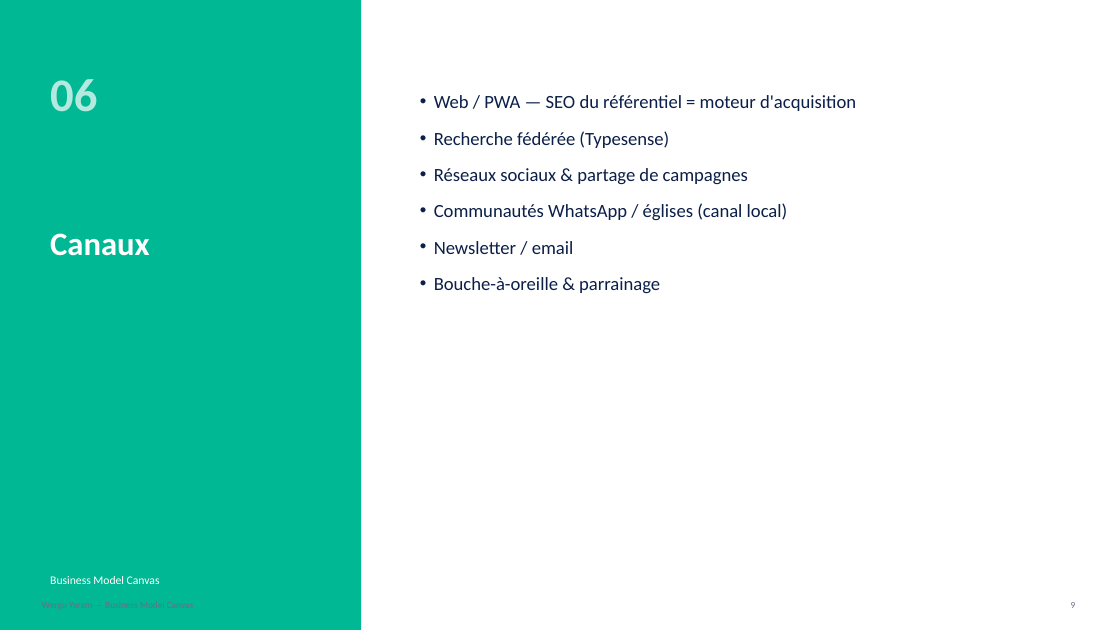
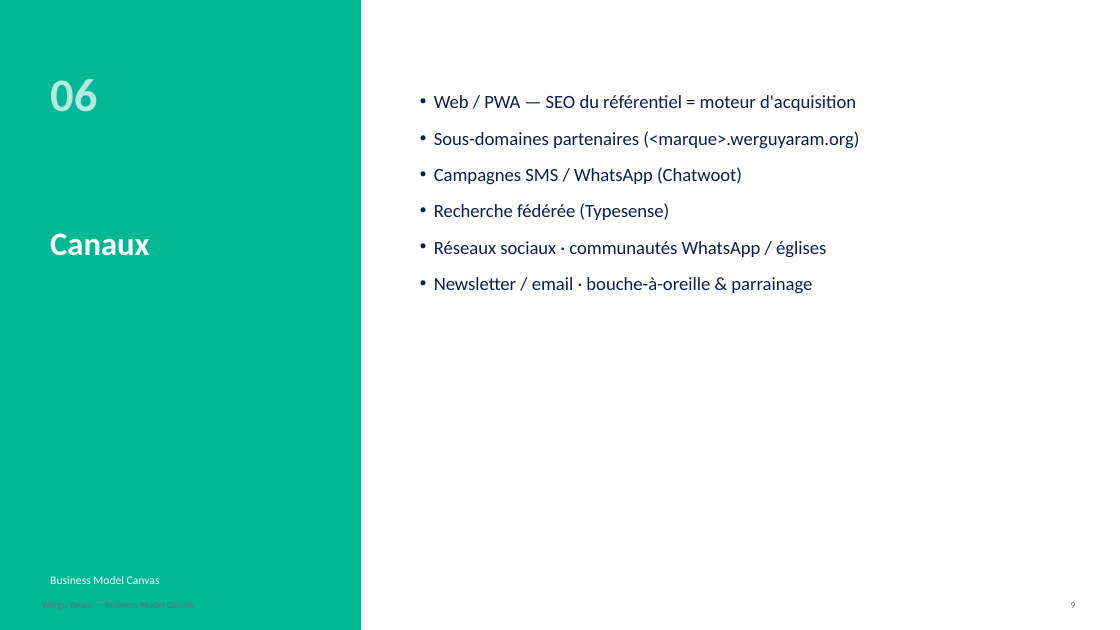
Before and after one commit to Mm-eyoum/wergu-yaram, a slide deck: slide 9 of docs/business-model-canvas.pptx. Drawn at 1120x630 pixels with LibreOffice and Linux fonts; fonts in the diff are those of the drawing. Boxes give left, top, right and bottom in pixels: in the first picture for what was removed or moved away, otherwise in the second. Text is boxed around its words. In the diff, an @@ line names an element or a change of style, - is before the commit and + after.

```diff
--- a/docs/business-model-canvas.pptx
+++ b/docs/business-model-canvas.pptx
@@ text at bbox=[434, 131, 859, 184]: paragraphs added @@
+• Sous-domaines partenaires (<marque>.werguyaram.org)
+• Campagnes SMS / WhatsApp (Chatwoot)
@@ text at bbox=[434, 241, 826, 294]: text changed @@
-• Réseaux sociaux & partage de campagnes
-• Communautés WhatsApp / églises (canal local)
-• Newsletter / email
-• Bouche-à-oreille & parrainage
+• Réseaux sociaux · communautés WhatsApp / églises
+• Newsletter / email · bouche-à-oreille & parrainage
```
Also in this commit, not shown: 12 other slides changed, 4 other files.
